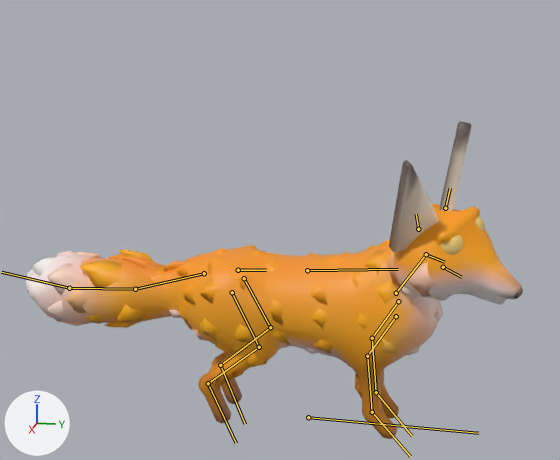
The glTF model game/art/models/battle/red_fox.glb as it was, and as the next commit left it.
Rendered twice from a 50 mm lens placed at (1.566, 0.248, 0.818), pointed at (0.034, -0.058, 0.435). Every picture has the same lights, and +X, +Y and +Z are marked at lower left. The first picture is the older version. Both versions are drawn at frame 12 of the action 'fidget'; the numbers are the values there. The bones that bend it are drawn over the model as lines.

Names of what the first picture shows: 'red_fox_movie'.
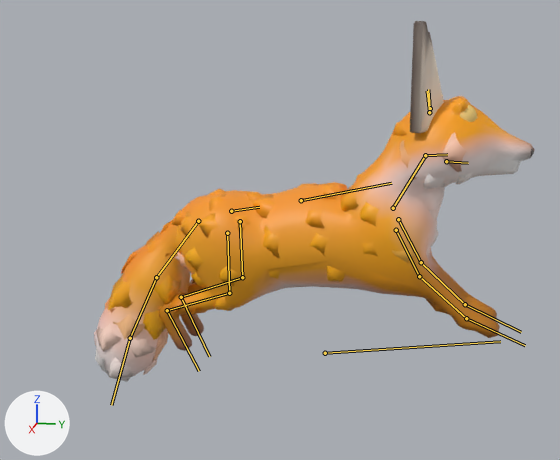
Boxes (x1, y1, x2, y2) around the edits, measured in the pictures (560 x 460 px):
'red_fox_movie', posed (11% narrower, 13% taller)
    before: (26, 121, 523, 439)
    after: (94, 21, 534, 382)
bone 'root', root to tip
    before: (308, 417) to (478, 433)
    after: (325, 353) to (500, 341)
bone 'neck', root to tip
    before: (396, 293) to (426, 254)
    after: (393, 208) to (425, 155)
bone 'head', root to tip
    before: (426, 254) to (444, 262)
    after: (425, 155) to (447, 154)
bone 'ear.L', root to tip
    before: (445, 208) to (450, 188)
    after: (430, 108) to (428, 89)
bone 'ear.R', root to tip
    before: (418, 229) to (416, 214)
    after: (429, 112) to (427, 91)
bone 'fl_upper.L', root to tip
    before: (398, 301) to (372, 338)
    after: (398, 219) to (421, 262)
bone 'fl_lower.L', root to tip
    before: (372, 338) to (376, 392)
    after: (421, 262) to (465, 304)
bone 'fl_foot.L', root to tip
    before: (376, 392) to (412, 436)
    after: (465, 304) to (521, 332)
bone 'fl_upper.R', root to tip
    before: (396, 316) to (367, 356)
    after: (396, 230) to (419, 276)
bone 'fl_lower.R', root to tip
    before: (367, 356) to (372, 412)
    after: (419, 276) to (466, 318)
bone 'fl_foot.R', root to tip
    before: (372, 412) to (410, 456)
    after: (466, 318) to (525, 345)
bone 'tail1', root to tip
    before: (204, 273) to (135, 289)
    after: (198, 221) to (156, 277)
bone 'tail2', root to tip
    before: (135, 289) to (69, 288)
    after: (156, 277) to (130, 338)
bone 'tail3', root to tip
    before: (69, 288) to (1, 272)
    after: (130, 338) to (111, 405)
bone 'hl_upper.L', root to tip
    before: (244, 278) to (270, 327)
    after: (240, 221) to (242, 277)
bone 'hl_lower.L', root to tip
    before: (270, 327) to (220, 365)
    after: (242, 277) to (181, 297)
bone 'hl_foot.L', root to tip
    before: (220, 365) to (245, 424)
    after: (181, 297) to (209, 356)
bone 'hl_upper.R', root to tip
    before: (232, 292) to (259, 347)
    after: (227, 233) to (229, 293)
bone 'hl_lower.R', root to tip
    before: (259, 347) to (208, 383)
    after: (229, 293) to (167, 310)
bone 'hl_foot.R', root to tip
    before: (208, 383) to (236, 443)
    after: (167, 310) to (199, 371)

What the commit changed:
Bone 'root' (bone_root) moves from (0.0, 0.0, 0.0) to (0.0, 0.035, 0.157).
Bone 'root' (bone_root) turns from (0, 0, 0) to (9, 0, 0) degrees about its own x, y and z.
Bone 'neck' (bone_neck) turns from (9, 0, -23) to (3, 0, 0) degrees about its own x, y and z.
Bone 'head' (bone_head) turns from (-5, 0, -17) to (0, 0, 0) degrees about its own x, y and z.
Bone 'ear.L' (bone_ear_l) turns from (-14, 0, 0) to (-9, 0, 16) degrees about its own x, y and z.
Bone 'ear.R' (bone_ear_r) turns from (-14, 0, -5) to (-9, 0, 0) degrees about its own x, y and z.
Bone 'fl_upper.L' (bone_fl_upper_l) turns from (0, 0, 0) to (52, 0, 0) degrees about its own x, y and z.
Bone 'fl_lower.L' (bone_fl_lower_l) turns from (0, 0, 0) to (-17, 0, 0) degrees about its own x, y and z.
Bone 'fl_foot.L' (bone_fl_foot_l) turns from (0, 0, 0) to (-17, 0, 0) degrees about its own x, y and z.
Bone 'fl_upper.R' (bone_fl_upper_r) turns from (0, 0, 0) to (52, 0, 0) degrees about its own x, y and z.
Bone 'fl_lower.R' (bone_fl_lower_r) turns from (0, 0, 0) to (-17, 0, 0) degrees about its own x, y and z.
Bone 'fl_foot.R' (bone_fl_foot_r) turns from (0, 0, 0) to (-17, 0, 0) degrees about its own x, y and z.
Bone 'tail1' (bone_tail1) turns from (-14, 0, 0) to (14, 0, 0) degrees about its own x, y and z.
Bone 'tail2' (bone_tail2) turns from (-14, 0, -7) to (14, 0, -10) degrees about its own x, y and z.
Bone 'tail3' (bone_tail3) turns from (-14, 0, -12) to (14, 0, -22) degrees about its own x, y and z.
Bone 'hl_upper.L' (bone_hl_upper_l) turns from (0, 0, 0) to (-34, 0, 0) degrees about its own x, y and z.
Bone 'hl_lower.L' (bone_hl_lower_l) turns from (0, 0, 0) to (6, 0, 0) degrees about its own x, y and z.
Bone 'hl_foot.L' (bone_hl_foot_l) turns from (0, 0, 0) to (23, 0, 0) degrees about its own x, y and z.
Bone 'hl_upper.R' (bone_hl_upper_r) turns from (0, 0, 0) to (-34, 0, 0) degrees about its own x, y and z.
Bone 'hl_lower.R' (bone_hl_lower_r) turns from (0, 0, 0) to (6, 0, 0) degrees about its own x, y and z.
Bone 'hl_foot.R' (bone_hl_foot_r) turns from (0, 0, 0) to (23, 0, 0) degrees about its own x, y and z.
